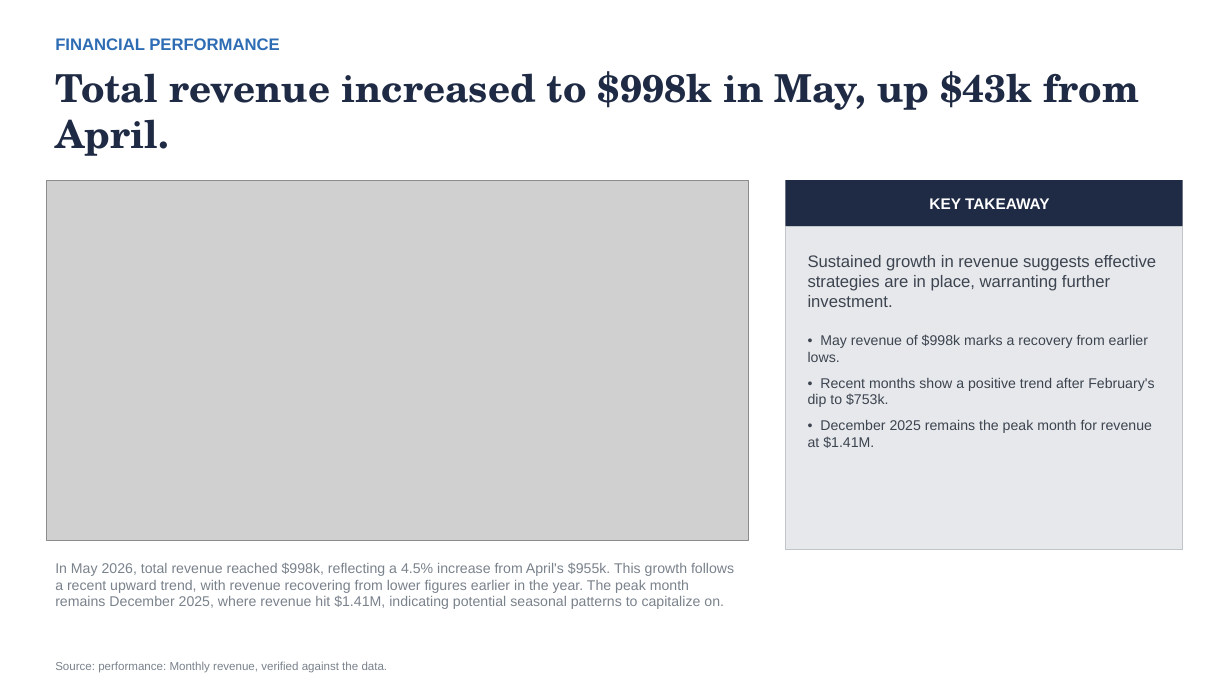
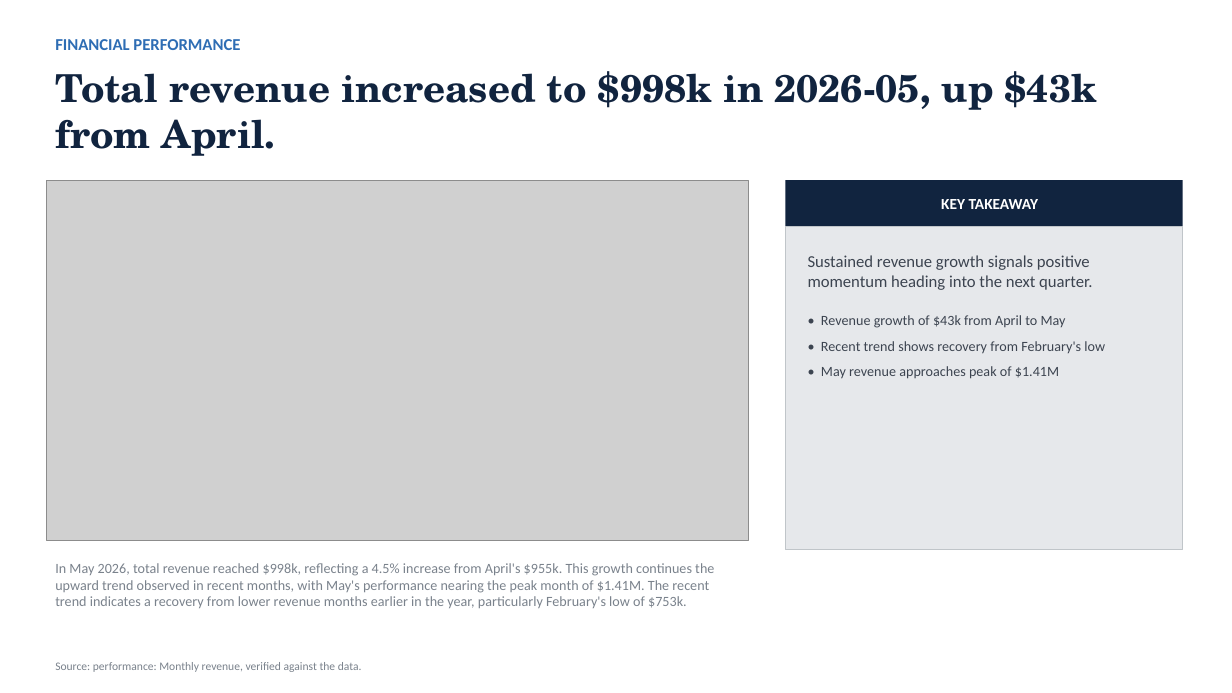
Before and after one commit to AronSarosi/ai-report-generator, a slide deck: slide 3 of app/examples/retail_sales/report.pptx. Drawn at 1232x693 pixels with LibreOffice and Linux fonts; fonts in the diff are those of the drawing; grey boxes stand for pictures. Boxes give left, top, right and bottom in pixels: in the first picture for what was removed or moved away, otherwise in the second. Text is boxed around its words. In the diff, an @@ line names an element or a change of style, - is before the commit and + after.

```diff
--- a/app/examples/retail_sales/report.pptx
+++ b/app/examples/retail_sales/report.pptx
@@ text "FINANCIAL PERFORMANCE" at bbox=[55, 39, 240, 50]: font Arial to Calibri @@
@@ text at bbox=[55, 71, 1097, 156]: text changed; text colour #1F2A44 to #11243F @@
-Total revenue increased to $998k in May, up $43k from April.
+Total revenue increased to $998k in 2026-05, up $43k from April.
@@ rectangle "KEY TAKEAWAY" at bbox=[786, 180, 1183, 226]: font Arial to Calibri; fill #1F2A44 to #11243F @@
@@ text in rectangle at bbox=[808, 255, 1105, 379]: text changed; font Arial to Calibri @@
-Sustained growth in revenue suggests effective strategies are in place, warranting further investment.
-• May revenue of $998k marks a recovery from earlier lows.
-• Recent months show a positive trend after February's dip to $753k.
-• December 2025 remains the peak month for revenue at $1.41M.
+Sustained revenue growth signals positive momentum heading into the next quarter.
+• Revenue growth of $43k from April to May
+• Recent trend shows recovery from February's low
+• May revenue approaches peak of $1.41M
@@ text at bbox=[55, 563, 714, 608]: text changed; font Arial to Calibri @@
-In May 2026, total revenue reached $998k, reflecting a 4.5% increase from April's $955k. This growth follows a recent upward trend, with revenue recovering from lower figures earlier in the year. The peak month remains December 2025, where revenue hit $1.41M, indicating potential seasonal patterns to capitalize on.
+In May 2026, total revenue reached $998k, reflecting a 4.5% increase from April's $955k. This growth continues the upward trend observed in recent months, with May's performance nearing the peak month of $1.41M. The recent trend indicates a recovery from lower revenue months earlier in the year, particularly February's low of $753k.
@@ text "Source: performance: Monthly revenue, verified ..." at bbox=[55, 662, 362, 672]: font Arial to Calibri @@
```
Also in this commit, not shown: 7 other slides changed, 38 other files.
